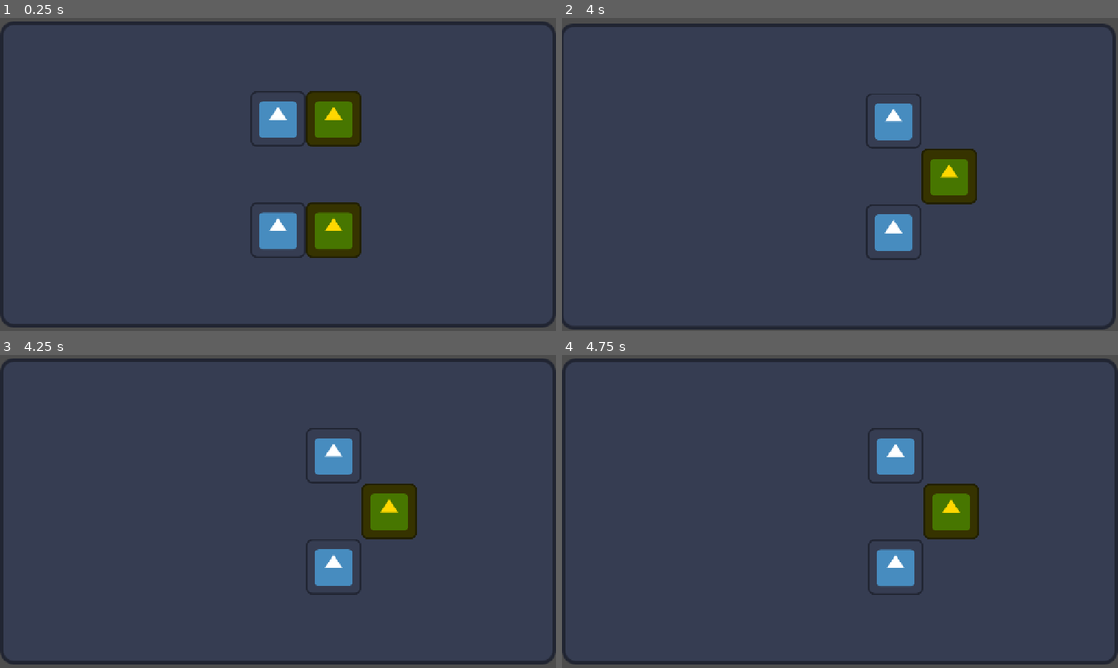
Above: before the commit, frames 1-4 (two rows, left to right).
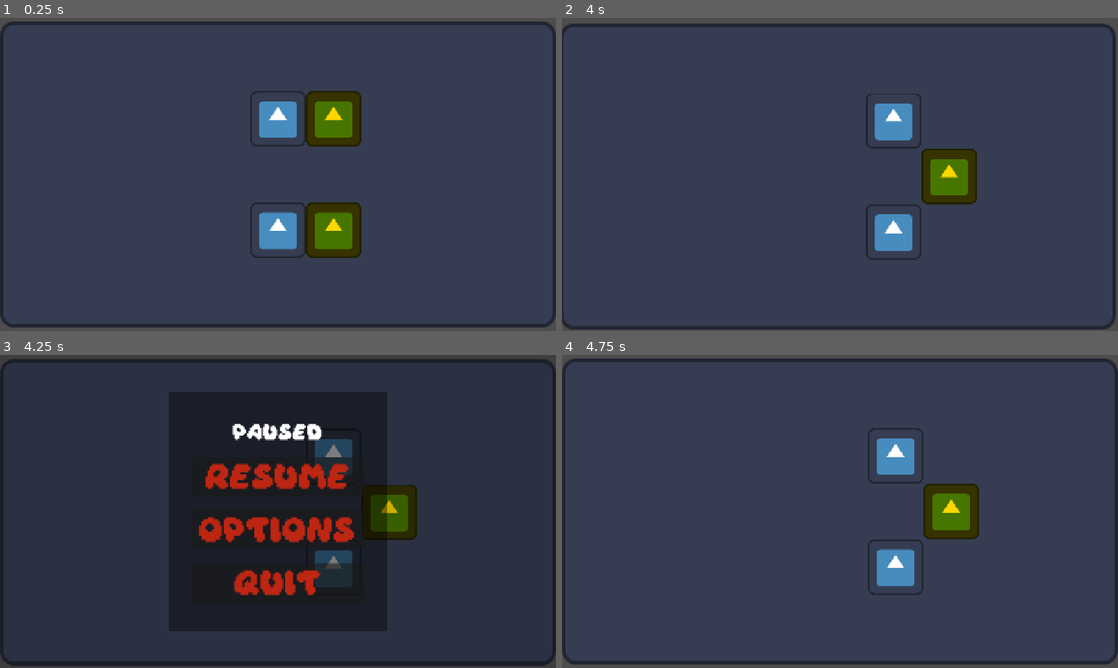
Above: after the commit, the same moments.

Repository: Vlad-935/Reflective-Trust
Game: Godot game, scene res://scenes/root.tscn
The game is run twice, just before and just after one commit, with the same random seed, the same clock (stepped at 60 frames per second) and the same inputs. The engine's default icon, where the game draws it, is replaced by a stand-in: a white triangle on a blue panel in a dark square.
Inputs (mouse positions are in pixels of both pictures, inside the frame that each line leads up to):
- Up to frame 1 (0.25 s): no input
- Up to frame 2 (4 s): tap Enter (ui_accept) at 0.5, 0.77, 1.52, 2.75, 3.02, 3.77 s; hold D (move right) 0.53-1.28 s; hold S (move down) 1.28-2.03 s; hold D (move right) 2.03-2.78 s; hold W (move up) 2.78-3.53 s; hold A (move left) from 3.53 s (still down)
- Up to frame 3 (4.25 s): keep holding A (move left); tap Escape (pause, bound only after the commit) at 4.15 s
- Up to frame 4 (4.75 s): release A (move left) at 4.25 s; click (840, 477) at 4.25 s, where only the run after the commit has a clickable "Resume"

Frames 1-2 are identical in both runs. In frame 3, 31% of the frame differs, in the area x 0-100%, y 1-100%; in frame 4, nothing differs.

Commit message:
Add pause menu, audio controls, fonts & theme

Diff:
--- /dev/null
+++ b/reflective-trust/assests/font/game_theme.tres
@@ -0,0 +1,28 @@
+[gd_resource type="Theme" format=3 uid="uid://dx8tcgjkekuak"]
+
+[ext_resource type="FontFile" uid="uid://cnbec7jsvupbh" path="res://assests/font/Daydream DEMO.otf" id="1_t7obm"]
+
+[sub_resource type="StyleBoxLine" id="StyleBoxLine_nmtsy"]
+color = Color(0.7411765, 0.14901961, 0.07058824, 1)
+thickness = 10
+
+[sub_resource type="StyleBoxLine" id="StyleBoxLine_5i3rh"]
+color = Color(0.7411765, 0.14901961, 0.07058824, 1)
+thickness = 10
+
+[sub_resource type="StyleBoxLine" id="StyleBoxLine_lu702"]
+color = Color(0.14404413, 0.008989283, 0.002805369, 1)
+thickness = 10
+
+[resource]
+Button/colors/font_color = Color(0.7411765, 0.14901961, 0.07058824, 1)
+Button/font_sizes/font_size = 50
+Button/fonts/font = ExtResource("1_t7obm")
+HBoxContainer/constants/separation = 32
+HSlider/styles/grabber_area = SubResource("StyleBoxLine_nmtsy")
+HSlider/styles/grabber_area_highlight = SubResource("StyleBoxLine_5i3rh")
+HSlider/styles/slider = SubResource("StyleBoxLine_lu702")
+Label/font_sizes/font_size = 32
+Label/fonts/font = ExtResource("1_t7obm")
+OptionButton/font_sizes/font_size = 16
+VBoxContainer/constants/separation = 32
--- /dev/null
+++ b/reflective-trust/default_bus_layout.tres
@@ -0,0 +1,15 @@
+[gd_resource type="AudioBusLayout" format=3 uid="uid://qnylvhxt2ytm"]
+
+[resource]
+bus/1/name = &"Music"
+bus/1/solo = false
+bus/1/mute = false
+bus/1/bypass_fx = false
+bus/1/volume_db = 0.0
+bus/1/send = &"Master"
+bus/2/name = &"Sound"
+bus/2/solo = false
+bus/2/mute = false
+bus/2/bypass_fx = false
+bus/2/volume_db = 0.0
+bus/2/send = &"Master"
--- a/reflective-trust/project.godot
+++ b/reflective-trust/project.godot
@@ -14,6 +14,10 @@
 run/main_scene="uid://bnymvvxplc7ah"
 config/features=PackedStringArray("4.7", "Forward Plus")
 config/icon="res://icon.svg"
+
+[audio]
+
+buses/default_bus_layout="uid://qnylvhxt2ytm"
 
 [display]
 
@@ -52,6 +56,11 @@
 , Object(InputEventKey,"resource_local_to_scene":false,"resource_name":"","device":-1,"window_id":0,"alt_pressed":false …(186 unchanged characters)…
 ]
 }
+pause={
+"deadzone": 0.2,
+"events": [Object(InputEventKey,"resource_local_to_scene":false,"resource_name":"","device":-1,"window_id":0,"alt_pressed":false,"shift_pressed":false,"ctrl_pressed":false,"meta_pressed":false,"pressed":false,"keycode":0,"physical_keycode":4194305,"key_label":0,"unicode":0,"location":0,"echo":false,"script":null)
+]
+}
 
 [layer_names]
 
--- a/reflective-trust/scenes/root.tscn
+++ b/reflective-trust/scenes/root.tscn
@@ -1,8 +1,9 @@
 [gd_scene format=3 uid="uid://bnymvvxplc7ah"]
 
 [ext_resource type="PackedScene" uid="uid://efy270suy001" path="res://scenes/player.tscn" id="1_j5px3"]
-[ext_resource type="PackedScene" uid="uid://cc0gkxeevxxmm" path="res://scenes/Levels/level_1.tscn" id="1_lrqlo"]
+[ext_resource type="PackedScene" uid="uid://cc0gkxeevxxmm" path="res://scenes/levels/level_1.tscn" id="1_lrqlo"]
 [ext_resource type="PackedScene" uid="uid://n461l8yo7wjj" path="res://scenes/camera.tscn" id="1_sqa0i"]
+[ext_resource type="PackedScene" uid="uid://bu2425gbk22en" path="res://scenes/ui/pause_menu.tscn" id="4_sqa0i"]
 
 [node name="Root" type="Node2D" unique_id=1105190067]
 
@@ -16,3 +17,7 @@
 
 [node name="Player" parent="." unique_id=1030051535 instance=ExtResource("1_j5px3")]
 unique_name_in_owner = true
+
+[node name="CanvasLayer" type="CanvasLayer" parent="." unique_id=1431016636]
+
+[node name="Pause_Menu" parent="CanvasLayer" unique_id=1414163954 instance=ExtResource("4_sqa0i")]
--- /dev/null
+++ b/reflective-trust/scenes/ui/button.tscn
@@ -0,0 +1,8 @@
+[gd_scene format=3 uid="uid://c67r7smueu28p"]
+
+[ext_resource type="Theme" uid="uid://dx8tcgjkekuak" path="res://assests/font/game_theme.tres" id="1_di1ux"]
+
+[node name="Button" type="Button" unique_id=825698153]
+custom_minimum_size = Vector2(400, 75)
+theme = ExtResource("1_di1ux")
+text = "Text"
--- /dev/null
+++ b/reflective-trust/scenes/ui/pause_menu.tscn
@@ -0,0 +1,191 @@
+[gd_scene format=3 uid="uid://bu2425gbk22en"]
+
+[ext_resource type="Theme" uid="uid://dx8tcgjkekuak" path="res://assests/font/game_theme.tres" id="1_0lmf7"]
+[ext_resource type="PackedScene" uid="uid://c67r7smueu28p" path="res://scenes/ui/button.tscn" id="1_6tw0m"]
+[ext_resource type="Script" uid="uid://dqyd5hgsy65it" path="res://scripts/pause_menu.gd" id="1_f6eus"]
+[ext_resource type="Script" uid="uid://coeq4rkt5scbx" path="res://scripts/resolution.gd" id="4_0bnpd"]
+[ext_resource type="Script" uid="uid://bghd1urqgf4o6" path="res://scripts/ui/sound.gd" id="4_8uki6"]
+
+[node name="Pause_Menu" type="Control" unique_id=1414163954]
+process_mode = 3
+layout_mode = 3
+anchors_preset = 15
+anchor_right = 1.0
+anchor_bottom = 1.0
+grow_horizontal = 2
+grow_vertical = 2
+script = ExtResource("1_f6eus")
+
+[node name="BG" type="ColorRect" parent="." unique_id=778161262]
+layout_mode = 1
+anchors_preset = 15
+anchor_right = 1.0
+anchor_bottom = 1.0
+grow_horizontal = 2
+grow_vertical = 2
+color = Color(0, 0, 0, 0.19607843)
+
+[node name="CenterContainer" type="CenterContainer" parent="." unique_id=805266149]
+layout_mode = 1
+anchors_preset = 8
+anchor_left = 0.5
+anchor_top = 0.5
+anchor_right = 0.5
+anchor_bottom = 0.5
+offset_left = -20.0
+offset_top = -20.0
+offset_right = 20.0
+offset_bottom = 20.0
+grow_horizontal = 2
+grow_vertical = 2
+
+[node name="ColorRect" type="ColorRect" parent="CenterContainer" unique_id=769473951]
+custom_minimum_size = Vector2(500, 550)
+layout_mode = 2
+color = Color(0, 0, 0, 0.39215687)
+
+[node name="PausedButtons" type="VBoxContainer" parent="CenterContainer" unique_id=1855759626]
+visible = false
+layout_mode = 2
+theme = ExtResource("1_0lmf7")
+
+[node name="Label" type="Label" parent="CenterContainer/PausedButtons" unique_id=1692632077]
+layout_mode = 2
+theme = ExtResource("1_0lmf7")
+text = "Paused"
+horizontal_alignment = 1
+vertical_alignment = 1
+
+[node name="Resume" parent="CenterContainer/PausedButtons" unique_id=825698153 instance=ExtResource("1_6tw0m")]
+layout_mode = 2
+text = "Resume"
+
+[node name="Options" parent="CenterContainer/PausedButtons" unique_id=721917456 instance=ExtResource("1_6tw0m")]
+layout_mode = 2
+text = "Options"
+
+[node name="Quit" parent="CenterContainer/PausedButtons" unique_id=1115616668 instance=ExtResource("1_6tw0m")]
+layout_mode = 2
+text = "Quit"
+
+[node name="OptionsButtons" type="VBoxContainer" parent="CenterContainer" unique_id=1362174565]
+layout_mode = 2
+theme = ExtResource("1_0lmf7")
+script = ExtResource("4_0bnpd")
+
+[node name="Label" type="Label" parent="CenterContainer/OptionsButtons" unique_id=1782157325]
+layout_mode = 2
+theme = ExtResource("1_0lmf7")
+text = "Options"
+horizontal_alignment = 1
+vertical_alignment = 1
+
+[node name="Master" type="HBoxContainer" parent="CenterContainer/OptionsButtons" unique_id=2068289561]
+layout_mode = 2
+
+[node name="Label" type="Label" parent="CenterContainer/OptionsButtons/Master" unique_id=85689073]
+layout_mode = 2
+theme_override_font_sizes/font_size = 20
+text = "Master"
+
+[node name="HSlider" type="HSlider" parent="CenterContainer/OptionsButtons/Master" unique_id=1698991709]
+custom_minimum_size = Vector2(225, 0)
+layout_mode = 2
+size_flags_horizontal = 10
+size_flags_vertical = 4
+theme = ExtResource("1_0lmf7")
+max_value = 1.0
+step = 0.05
+value = 1.0
+script = ExtResource("4_8uki6")
+AudioBusName = "Master"
+
+[node name="Music" type="HBoxContainer" parent="CenterContainer/OptionsButtons" unique_id=613185447]
+layout_mode = 2
+
+[node name="Label" type="Label" parent="CenterContainer/OptionsButtons/Music" unique_id=1184194759]
+layout_mode = 2
+theme_override_font_sizes/font_size = 20
+text = "Music"
+
+[node name="HSlider" type="HSlider" parent="CenterContainer/OptionsButtons/Music" unique_id=1434961341]
+custom_minimum_size = Vector2(225, 0)
+layout_mode = 2
+size_flags_horizontal = 10
+size_flags_vertical = 4
+theme = ExtResource("1_0lmf7")
+max_value = 1.0
+step = 0.05
+value = 1.0
+script = ExtResource("4_8uki6")
+AudioBusName = "Music"
+
+[node name="Sound" type="HBoxContainer" parent="CenterContainer/OptionsButtons" unique_id=1989634948]
+layout_mode = 2
+theme = ExtResource("1_0lmf7")
+
+[node name="Label" type="Label" parent="CenterContainer/OptionsButtons/Sound" unique_id=1218486422]
+layout_mode = 2
+theme_override_font_sizes/font_size = 20
+text = "Sound"
+
+[node name="HSlider" type="HSlider" parent="CenterContainer/OptionsButtons/Sound" unique_id=493660543]
+custom_minimum_size = Vector2(225, 0)
+layout_mode = 2
+size_flags_horizontal = 10
+size_flags_vertical = 4
+theme = ExtResource("1_0lmf7")
+max_value = 1.0
+step = 0.05
+value = 1.0
+script = ExtResource("4_8uki6")
+AudioBusName = "Sound"
+
+[node name="Fullscreen" type="HBoxContainer" parent="CenterContainer/OptionsButtons" unique_id=1136556832]
+layout_mode = 2
+theme = ExtResource("1_0lmf7")
+
+[node name="Label" type="Label" parent="CenterContainer/OptionsButtons/Fullscreen" unique_id=837720632]
+layout_mode = 2
+theme_override_font_sizes/font_size = 20
+text = "Fullscreen"
+
+[node name="CheckBox" type="CheckBox" parent="CenterContainer/OptionsButtons/Fullscreen" unique_id=1825141447]
+layout_mode = 2
+size_flags_horizontal = 6
+size_flags_vertical = 4
+theme = ExtResource("1_0lmf7")
+
+[node name="Resolution" type="HBoxContainer" parent="CenterContainer/OptionsButtons" unique_id=2135085325]
+layout_mode = 2
+theme = ExtResource("1_0lmf7")
+
+[node name="Label" type="Label" parent="CenterContainer/OptionsButtons/Resolution" unique_id=191586728]
+layout_mode = 2
+theme_override_font_sizes/font_size = 20
+text = "Resolution"
+
+[node name="OptionButton" type="OptionButton" parent="CenterContainer/OptionsButtons/Resolution" unique_id=891282038]
+layout_mode = 2
+theme = ExtResource("1_0lmf7")
+alignment = 1
+selected = 1
+item_count = 3
+popup/item_0/text = "1920x1080"
+popup/item_0/id = 0
+popup/item_1/text = "1280x720"
+popup/item_1/id = 1
+popup/item_2/text = "720x480"
+popup/item_2/id = 2
+
+[node name="Back" parent="CenterContainer/OptionsButtons" unique_id=865322465 instance=ExtResource("1_6tw0m")]
+layout_mode = 2
+text = "Back"
+
+[connection signal="pressed" from="CenterContainer/PausedButtons/Resume" to="." method="_on_resume_pressed"]
+[connection signal="pressed" from="CenterContainer/PausedButtons/Options" to="." method="_on_options_pressed"]
+[connection signal="pressed" from="CenterContainer/PausedButtons/Quit" to="." method="_on_quit_pressed"]
+[connection signal="value_changed" from="CenterContainer/OptionsButtons/Master/HSlider" to="CenterContainer/OptionsButtons/Master/HSlider" method="_on_value_changed"]
+[connection signal="toggled" from="CenterContainer/OptionsButtons/Fullscreen/CheckBox" to="CenterContainer/OptionsButtons" method="_on_check_box_toggled"]
+[connection signal="item_selected" from="CenterContainer/OptionsButtons/Resolution/OptionButton" to="CenterContainer/OptionsButtons" method="_on_option_button_item_selected"]
+[connection signal="pressed" from="CenterContainer/OptionsButtons/Back" to="." method="_on_back_pressed"]
--- /dev/null
+++ b/reflective-trust/scripts/pause_menu.gd
@@ -0,0 +1,60 @@
+extends Control
+
+var is_in_options: bool = false
+
+@onready var PausedButtons: VBoxContainer = $CenterContainer/PausedButtons
+@onready var OptionsButtons: VBoxContainer = $CenterContainer/OptionsButtons
+
+
+func _ready() -> void:
+	_hide_options()
+	_resume_game()
+
+func _pause_game():
+	get_tree().paused = true
+	show()
+
+
+func _resume_game():
+	get_tree().paused = false
+	hide()
+
+
+func _show_options():
+	PausedButtons.hide()
+	OptionsButtons.show()
+
+
+func _hide_options():
+	PausedButtons.show()
+	OptionsButtons.hide()
+
+
+func _input(event: InputEvent) -> void:
+	if event.is_action_pressed("pause"):
+		if get_tree().paused:
+			if is_in_options:
+				_on_back_pressed()
+			else:
+				_resume_game()
+
+		else:
+			_pause_game()
+
+
+func _on_resume_pressed() -> void:
+	_resume_game()
+
+
+func _on_options_pressed() -> void:
+	is_in_options = true
+	_show_options()
+
+
+func _on_quit_pressed() -> void:
+	get_tree().quit()
+
+
+func _on_back_pressed() -> void:
+	is_in_options = false
+	_hide_options()
--- /dev/null
+++ b/reflective-trust/scripts/resolution.gd
@@ -0,0 +1,19 @@
+extends VBoxContainer
+
+
+# Fullscreen
+func _on_check_box_toggled(toggled_on: bool) -> void:
+	if toggled_on:
+		DisplayServer.window_set_mode(DisplayServer.WINDOW_MODE_FULLSCREEN)
+	else:
+		DisplayServer.window_set_mode(DisplayServer.WINDOW_MODE_WINDOWED)
+
+
+# Resolution
+func _on_option_button_item_selected(index: int) -> void:
+	var width: Array = [1920, 1280, 720]
+	var height: Array = [1080, 720, 480]
+
+	var resolution: Vector2 = Vector2(width[index], height[index])
+
+	DisplayServer.window_set_size(resolution)
--- /dev/null
+++ b/reflective-trust/scripts/ui/sound.gd
@@ -0,0 +1,13 @@
+extends HSlider
+
+@export var AudioBusName: String
+
+var audio_var_id: int
+
+func _ready() -> void:
+	audio_var_id = AudioServer.get_bus_index(AudioBusName)
+
+
+func _on_value_changed(sound_value: float) -> void:
+	var db: float = linear_to_db(sound_value)
+	AudioServer.set_bus_volume_db(audio_var_id, db)
Binary file added: reflective-trust/assests/font/BlueScreenPersonalUseRegular-0W1M9.ttf
Not shown, added: reflective-trust/assests/font/BlueScreenPersonalUseRegular-0W1M9.ttf.import
Binary file added: reflective-trust/assests/font/Brookeshappell8-eoKB.ttf
Not shown, added: reflective-trust/assests/font/Brookeshappell8-eoKB.ttf.import
Binary file added: reflective-trust/assests/font/Daydream DEMO.otf
Not shown, added: reflective-trust/assests/font/Daydream DEMO.otf.import
Not shown, added: reflective-trust/scripts/pause_menu.gd.uid
Not shown, added: reflective-trust/scripts/resolution.gd.uid
Not shown, added: reflective-trust/scripts/ui/sound.gd.uid
